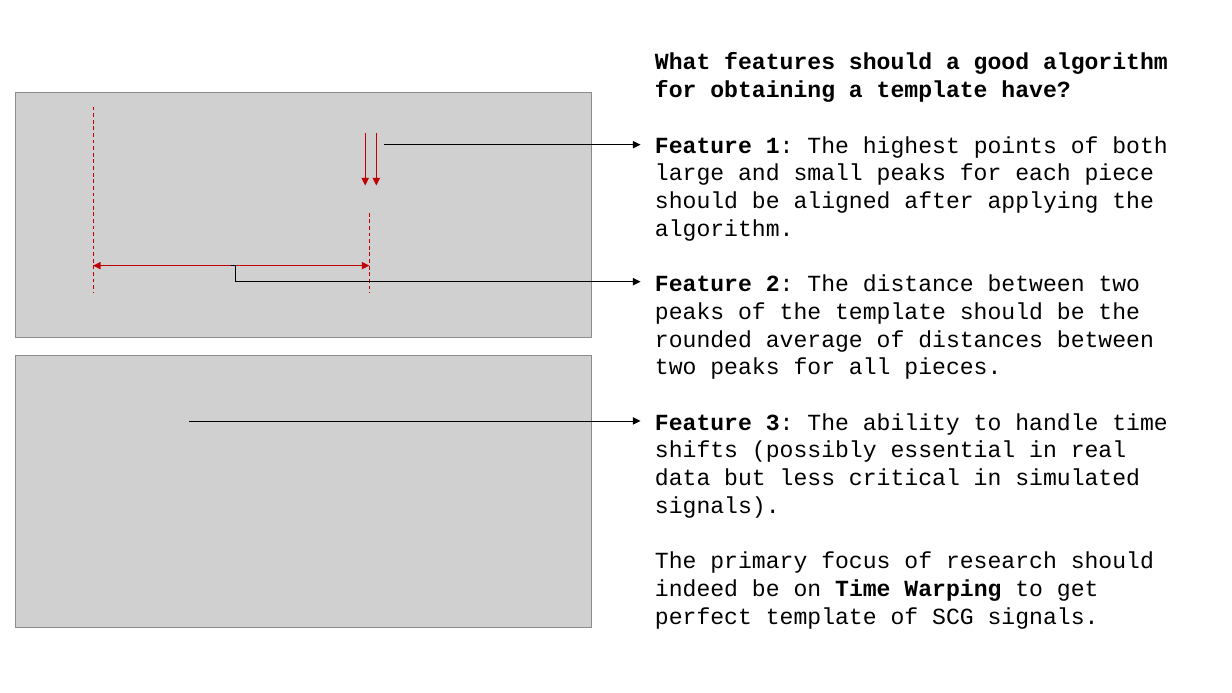
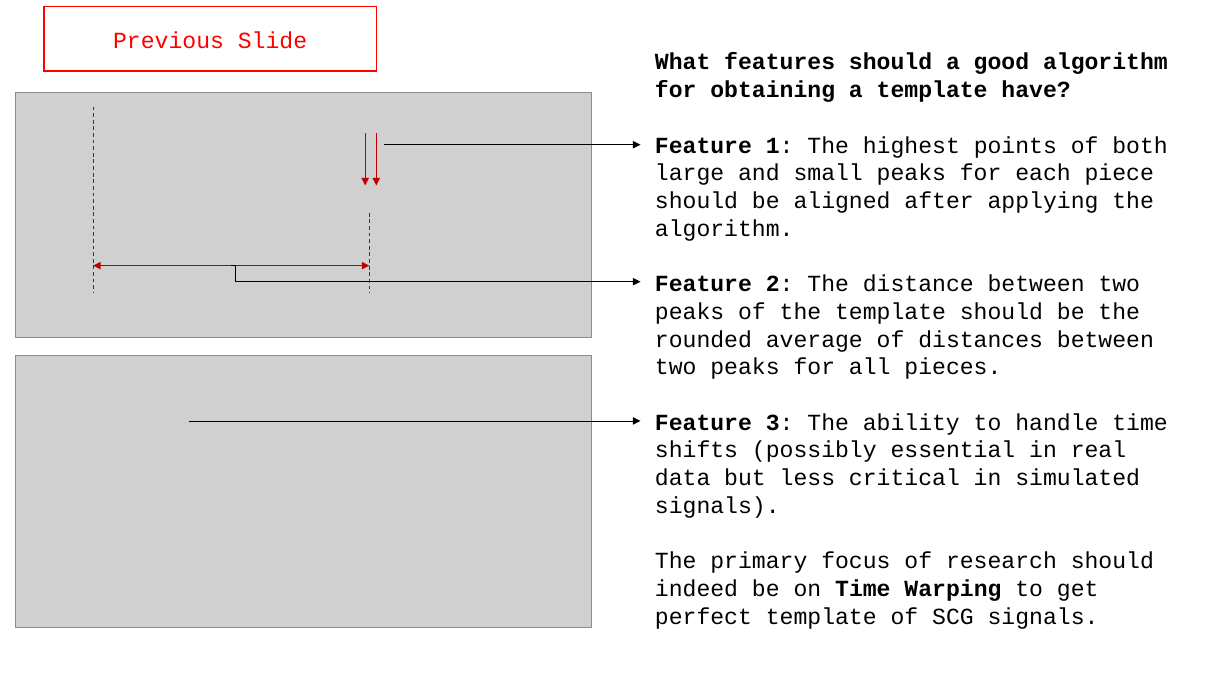
Before and after one commit to A-Big-Tortoise/Presentation, a slide deck: slide 8 of Presentation_1106_JiayuChen.pptx (slide 5 before the commit). Drawn at 1232x693 pixels with LibreOffice and Linux fonts; fonts in the diff are those of the drawing; grey boxes stand for pictures. Boxes give left, top, right and bottom in pixels: in the first picture for what was removed or moved away, otherwise in the second. Text is boxed around its words. In the diff, an @@ line names an element or a change of style, - is before the commit and + after.

```diff
--- a/Presentation_1106_JiayuChen.pptx
+++ b/Presentation_1106_JiayuChen.pptx
@@ rectangle added at (44,6,377,71), outline #FF0000 1 pt, 18 pt, text #FF0000 @@
+Previous Slide
```
Also in this commit, not shown: 4 other slides changed, 3 slides added, 1 slide removed.
